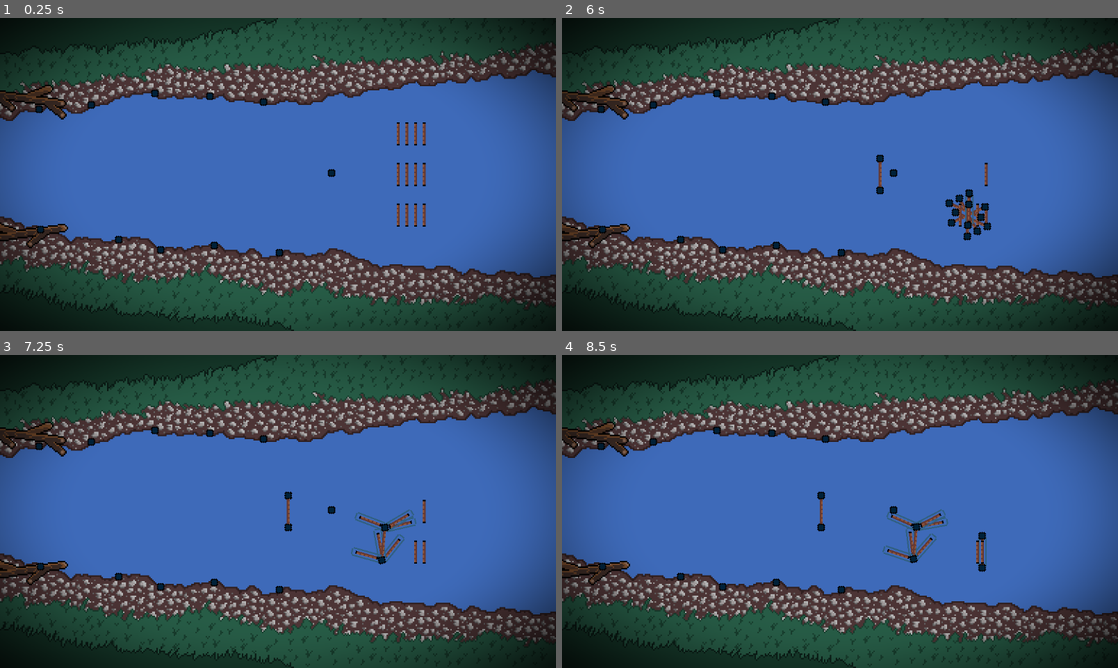
Above: before the commit, frames 1-4 (two rows, left to right).
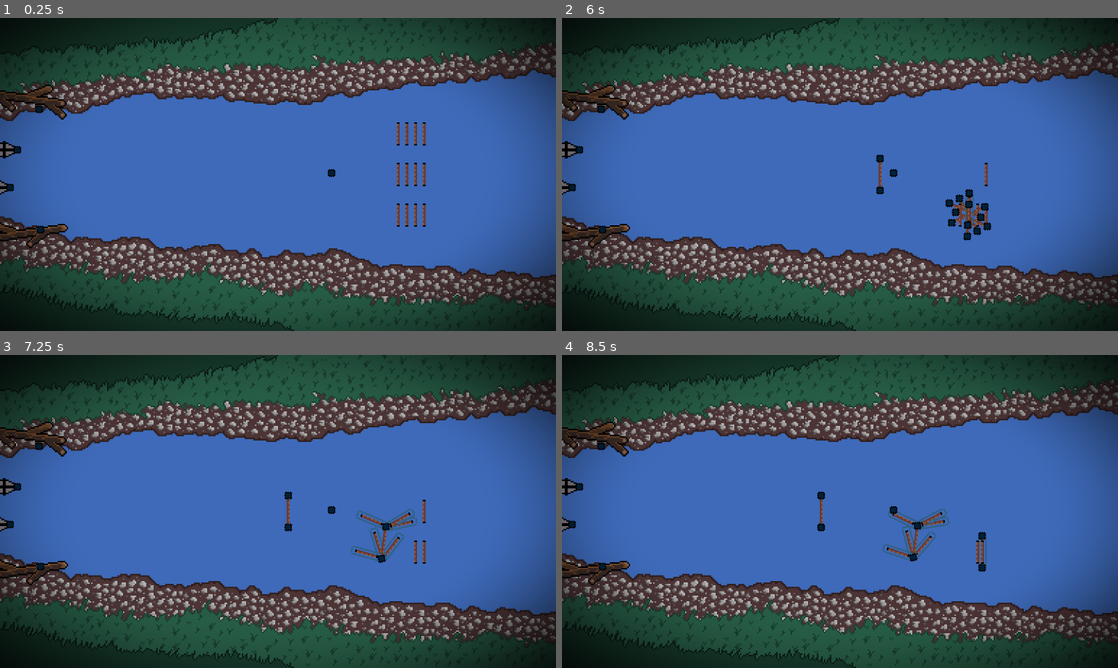
Above: after the commit, the same moments.

Repository: Thomas737/Dam-It
Game: Godot game, scene res://scenes/main.tscn
The game is run twice, just before and just after one commit, with the same random seed, the same clock (stepped at 60 frames per second) and the same inputs. The project has no main scene, so this scene is started directly.
Inputs (mouse positions are in pixels of both pictures, inside the frame that each line leads up to):
- Up to frame 1 (0.25 s): no input
- Up to frame 2 (6 s): tap Enter at 0.5, 2.75 s; move the mouse to (962, 133) at 0.52 s; press the mouse at (962, 133) at 0.53 s; tap Space at 1.25 s; move the mouse to (979, 174) at 1.27 s; release the mouse at (979, 174) at 1.28 s; right-click (979, 174) at 1.35 s; click (979, 174) at 1.55 s; move the mouse to (967, 174) at 2.02 s; press the mouse at (967, 174) at 2.03 s; move the mouse to (962, 174) at 2.77 s; release the mouse at (962, 174) at 2.78 s; tap Mouse wheel up (rotate_anticlockwise) at 2.85 s; click (962, 174) at 3.05 s; move the mouse to (967, 133) at 3.52 s; hold Mouse wheel down (rotate_clockwise) 3.53-4.28 s; click (967, 133) at 3.8 s; move the mouse to (984, 133) at 4.27 s; click (984, 133) at 4.35 s; move the mouse to (979, 133) at 5.02 s; press the mouse at (979, 133) at 5.03 s; right-click (979, 133) at 5.1 s; move the mouse to (967, 215) at 5.77 s; release the mouse at (967, 215) at 5.78 s; click (967, 215) at 5.85 s
- Up to frame 3 (7.25 s): move the mouse to (400, 552) at 6.52 s; hold Mouse wheel up (rotate_anticlockwise) from 6.53 s (still down); click (400, 552) at 6.8 s
- Up to frame 4 (8.5 s): move the mouse to (984, 511) at 7.27 s; release Mouse wheel up (rotate_anticlockwise) at 7.28 s; tap Mouse wheel down (rotate_clockwise) at 7.35 s; click (984, 511) at 7.55 s; move the mouse to (984, 552) at 8.02 s; press the mouse at (984, 552) at 8.03 s

The runs differ from the first frame. In frame 1, 0.5% of the frame differs, in the area x 0-51%, y 22-77%; in frame 2, 0.5%; in frame 3, 1.1%; in frame 4, 1.2%, in the area x 0-70%, y 22-77%.

Commit message:
Big work done woo

Diff:
--- a/WGJ2024 Unnamed/project.godot
+++ b/WGJ2024 Unnamed/project.godot
@@ -24,6 +24,7 @@
 grab={
 "deadzone": 0.5,
 "events": [Object(InputEventMouseButton,"resource_local_to_scene":false,"resource_name":"","device":-1,"window_id":0,"a …(257 unchanged characters)…
+, Object(InputEventKey,"resource_local_to_scene":false,"resource_name":"","device":-1,"window_id":0,"alt_pressed":false,"shift_pressed":false,"ctrl_pressed":false,"meta_pressed":false,"pressed":false,"keycode":0,"physical_keycode":67,"key_label":0,"unicode":99,"echo":false,"script":null)
 ]
 }
 rotate_anticlockwise={
@@ -41,6 +42,7 @@
 de_snap={
 "deadzone": 0.5,
 "events": [Object(InputEventMouseButton,"resource_local_to_scene":false,"resource_name":"","device":-1,"window_id":0,"a …(258 unchanged characters)…
+, Object(InputEventKey,"resource_local_to_scene":false,"resource_name":"","device":-1,"window_id":0,"alt_pressed":false,"shift_pressed":false,"ctrl_pressed":false,"meta_pressed":false,"pressed":false,"keycode":0,"physical_keycode":88,"key_label":0,"unicode":120,"echo":false,"script":null)
 ]
 }
 
--- a/WGJ2024 Unnamed/scenes/bridge.tscn
+++ /dev/null
@@ -1,6 +0,0 @@
-[gd_scene load_steps=2 format=3 uid="uid://x6bvyulac3tb"]
-
-[ext_resource type="Script" path="res://scripts/bridge.gd" id="1_ggiqj"]
-
-[node name="bridge" type="Node2D"]
-script = ExtResource("1_ggiqj")
--- /dev/null
+++ b/WGJ2024 Unnamed/scenes/dam.tscn
@@ -0,0 +1,6 @@
+[gd_scene load_steps=2 format=3 uid="uid://x6bvyulac3tb"]
+
+[ext_resource type="Script" path="res://scripts/dam.gd" id="1_c74rr"]
+
+[node name="dam" type="Node2D"]
+script = ExtResource("1_c74rr")
--- a/WGJ2024 Unnamed/scenes/joint.gd
+++ b/WGJ2024 Unnamed/scenes/joint.gd
@@ -1,12 +1,37 @@
 extends RigidBody2D
 
+@export var other_layer_joint: RigidBody2D
+
 const water_power = -20
-const k = 10
+const k = 8
+const b = -0.5
+
+const break_point = 10
 
 var connected_struts = {}
 
 func _ready():
-	pass
+	connected_to()
+
+func connected_to():
+	if connected_struts.values():
+		var connected_joint_iteration = [self]
+		var iterating_successfully = true
+
+		while iterating_successfully:
+			iterating_successfully = false
+			for joint in connected_joint_iteration:
+				if joint.connected_struts.values():
+					for joint_iter in joint.connected_struts.values():
+						if not (joint_iter in connected_joint_iteration):
+							connected_joint_iteration.append(joint_iter)
+							iterating_successfully = true
+
+		for joint in connected_joint_iteration:
+			if joint.freeze:
+				if joint.other_layer_joint in connected_joint_iteration:
+					get_parent().static_connection(int(str(joint.name)[5]) + 1)
+
 
 func _process(delta):
 	if not len(connected_struts) and not freeze:
@@ -20,9 +45,17 @@
 			var distance_to_joint = position.distance_to(joint.position)
 			var extension = distance_to_joint - strut.physical_length
 
-			var spring_force = direction_inwards * extension * k
+			var spring_force = direction_inwards * pow(abs(extension), 1.8) * k * sign(extension)
 			var water_force = Vector2(water_power * ((position.x-192)/600 + 2) - linear_velocity.x, 0)
 			add_constant_central_force(spring_force + water_force)
 
+			if (abs(extension) > break_point):
+				strut.connected_joints = []
+				strut.queue_separation()
+				connected_struts.erase(strut)
+			elif (abs(extension) < 2):
+				var relative_velocity = linear_velocity - joint.linear_velocity
+				add_constant_central_force(relative_velocity * b)
+
 			strut.position = direction_inwards * distance_to_joint/2 + position
 			strut.rotation = direction_inwards.angle() + PI/2
--- a/WGJ2024 Unnamed/scenes/main.tscn
+++ b/WGJ2024 Unnamed/scenes/main.tscn
@@ -1,7 +1,7 @@
 [gd_scene load_steps=7 format=3 uid="uid://cr4r7ht182a0c"]
 
 [ext_resource type="PackedScene" uid="uid://be4csnc543bga" path="res://scenes/river.tscn" id="1_4heyi"]
-[ext_resource type="PackedScene" uid="uid://x6bvyulac3tb" path="res://scenes/bridge.tscn" id="1_h0dan"]
+[ext_resource type="PackedScene" uid="uid://x6bvyulac3tb" path="res://scenes/dam.tscn" id="1_h0dan"]
 [ext_resource type="PackedScene" uid="uid://dnv6dmeppunu3" path="res://scenes/strut.tscn" id="3_2pcwv"]
 [ext_resource type="PackedScene" uid="uid://0uiyl0r71iuo" path="res://scenes/joint.tscn" id="4_4byuc"]
 [ext_resource type="Shader" path="res://scenes/vignette.gdshader" id="5_44woe"]
@@ -55,48 +55,76 @@
 [node name="strut12" parent="bridge" instance=ExtResource("3_2pcwv")]
 position = Vector2(95, 28)
 
-[node name="joint" parent="bridge" instance=ExtResource("4_4byuc")]
+[node name="testing" parent="bridge" instance=ExtResource("4_4byuc")]
 position = Vector2(37, -1)
 freeze = true
 
-[node name="joint2" parent="bridge" instance=ExtResource("4_4byuc")]
+[node name="layer4Lower" parent="bridge" node_paths=PackedStringArray("other_layer_joint") instance=ExtResource("4_4byuc")]
+unique_name_in_owner = true
 position = Vector2(1, 54)
 freeze = true
+other_layer_joint = NodePath("../layer4Upper")
 
-[node name="joint3" parent="bridge" instance=ExtResource("4_4byuc")]
+[node name="layer3Lower" parent="bridge" node_paths=PackedStringArray("other_layer_joint") instance=ExtResource("4_4byuc")]
+unique_name_in_owner = true
 position = Vector2(-44, 49)
 freeze = true
+other_layer_joint = NodePath("../layer3Upper")
 
-[node name="joint4" parent="bridge" instance=ExtResource("4_4byuc")]
+[node name="layer2Lower" parent="bridge" node_paths=PackedStringArray("other_layer_joint") instance=ExtResource("4_4byuc")]
+unique_name_in_owner = true
 position = Vector2(-81, 52)
 freeze = true
+other_layer_joint = NodePath("../layer2Upper")
 
-[node name="joint5" parent="bridge" instance=ExtResource("4_4byuc")]
+[node name="layer1Lower" parent="bridge" node_paths=PackedStringArray("other_layer_joint") instance=ExtResource("4_4byuc")]
+unique_name_in_owner = true
 position = Vector2(-110, 45)
 freeze = true
+other_layer_joint = NodePath("../layer1Upper")
 
-[node name="joint6" parent="bridge" instance=ExtResource("4_4byuc")]
+[node name="layer0Lower" parent="bridge" node_paths=PackedStringArray("other_layer_joint") instance=ExtResource("4_4byuc")]
+unique_name_in_owner = true
 position = Vector2(-164, 38)
 freeze = true
+other_layer_joint = NodePath("../layer0Upper")
 
-[node name="joint7" parent="bridge" instance=ExtResource("4_4byuc")]
+[node name="layer4Upper" parent="bridge" node_paths=PackedStringArray("other_layer_joint") instance=ExtResource("4_4byuc")]
+unique_name_in_owner = true
 position = Vector2(-10, -50)
 freeze = true
+other_layer_joint = NodePath("../layer4Lower")
 
-[node name="joint8" parent="bridge" instance=ExtResource("4_4byuc")]
+[node name="layer3Upper" parent="bridge" node_paths=PackedStringArray("other_layer_joint") instance=ExtResource("4_4byuc")]
+unique_name_in_owner = true
 position = Vector2(-47, -54)
 freeze = true
+other_layer_joint = NodePath("../layer3Lower")
 
-[node name="joint9" parent="bridge" instance=ExtResource("4_4byuc")]
+[node name="layer2Upper" parent="bridge" node_paths=PackedStringArray("other_layer_joint") instance=ExtResource("4_4byuc")]
+unique_name_in_owner = true
 position = Vector2(-85, -56)
 freeze = true
+other_layer_joint = NodePath("../layer2Lower")
 
-[node name="joint10" parent="bridge" instance=ExtResource("4_4byuc")]
+[node name="layer1Upper" parent="bridge" node_paths=PackedStringArray("other_layer_joint") instance=ExtResource("4_4byuc")]
+unique_name_in_owner = true
 position = Vector2(-129, -48)
 freeze = true
+other_layer_joint = NodePath("../layer1Lower")
 
-[node name="joint11" parent="bridge" instance=ExtResource("4_4byuc")]
+[node name="layer0Upper" parent="bridge" node_paths=PackedStringArray("other_layer_joint") instance=ExtResource("4_4byuc")]
+unique_name_in_owner = true
 position = Vector2(-165, -45)
+freeze = true
+other_layer_joint = NodePath("../layer0Lower")
+
+[node name="oldDamUpper" parent="bridge" instance=ExtResource("4_4byuc")]
+position = Vector2(-180, -17)
+freeze = true
+
+[node name="oldDamLower" parent="bridge" instance=ExtResource("4_4byuc")]
+position = Vector2(-185, 9)
 freeze = true
 
 [node name="mainCamera" type="Camera2D" parent="."]
--- a/WGJ2024 Unnamed/scenes/river.tscn
+++ b/WGJ2024 Unnamed/scenes/river.tscn
@@ -1,7 +1,8 @@
-[gd_scene load_steps=8 format=3 uid="uid://be4csnc543bga"]
+[gd_scene load_steps=10 format=3 uid="uid://be4csnc543bga"]
 
 [ext_resource type="Texture2D" uid="uid://cjbtu61bw0y1i" path="res://sprites/water.png" id="1_plrwc"]
 [ext_resource type="Texture2D" uid="uid://c0jkr5ygqy8xr" path="res://sprites/land.png" id="2_ms2tq"]
+[ext_resource type="Texture2D" uid="uid://cdhe3x3eairvb" path="res://sprites/dam_piece.png" id="3_yxll6"]
 
 [sub_resource type="Gradient" id="Gradient_o7377"]
 offsets = PackedFloat32Array(0, 0.213115, 0.483607, 0.795082, 1)
@@ -29,6 +30,9 @@
 
 [sub_resource type="RectangleShape2D" id="RectangleShape2D_1d8fw"]
 size = Vector2(64, 224)
+
+[sub_resource type="RectangleShape2D" id="RectangleShape2D_v4ax1"]
+size = Vector2(54, 20)
 
 [node name="river" type="Node2D"]
 
@@ -65,21 +69,53 @@
 
 [node name="CollisionPolygon2D" type="CollisionPolygon2D" parent="lowerLand"]
 scale = Vector2(-1, 1)
-polygon = PackedVector2Array(-196, -33, -196, -112, 198, -11 …(92 unchanged characters)… 126, -70, 115, -64, 105, -67, 83, -63, 69, -66, 38, -53, 31, -57, 20, -58, 6, -54, 1, -58, -11, -59, -17, -53, -25, -56, -30, -54, -36, -55, -42, -50, -63, -54, -81, -54, -90, -46, -102, -45, -117, -47, -138, -45, -143, -48, -151, -42, -147, -38, -149, -35, -168, -38, -175, -39, -192, -32)
+polygon = PackedVector2Array(-196, -33, -196, -112, 198, -11 …(92 unchanged characters)… 126, -70, 115, -64, 105, -67, 83, -63, 68.9998, -65.0002, 38, -53, 31, -57, 20, -58, 6, -54, 1, -58, -11, -59, -17, -53, -25, -56, -30, -54, -36, -55, -42, -50, -64.0001, -52.9998, -81.0001, -52.9998, -90, -46, -102, -45, -117, -47, -138, -45, -143, -48, -151, -42, -147, -38, -149, -35, -174, -37.9996, -178, -33.9995, -192, -29.9995)
 
 [node name="upperLand" type="StaticBody2D" parent="."]
 
 [node name="CollisionPolygon2D" type="CollisionPolygon2D" parent="upperLand"]
 polygon = PackedVector2Array(-198, -45, -196, -112, 198, -112, 197, -81, 193, -68, 176, -73, 171, -70, 158, -67, 155, - …(334 unchanged characters)…
 
-[node name="downstream" type="StaticBody2D" parent="."]
+[node name="downstream" type="Area2D" parent="."]
+collision_layer = 16
+collision_mask = 0
 
 [node name="CollisionShape2D" type="CollisionShape2D" parent="downstream"]
-position = Vector2(-226, 0)
+position = Vector2(-271, 0)
 shape = SubResource("RectangleShape2D_1d8fw")
+
+[node name="CollisionShape2D2" type="CollisionShape2D" parent="downstream"]
+position = Vector2(-212, 102)
+shape = SubResource("RectangleShape2D_v4ax1")
+
+[node name="CollisionShape2D3" type="CollisionShape2D" parent="downstream"]
+position = Vector2(-212, -102)
+shape = SubResource("RectangleShape2D_v4ax1")
 
 [node name="upstream" type="StaticBody2D" parent="."]
 
 [node name="CollisionShape2D" type="CollisionShape2D" parent="upstream"]
 position = Vector2(226, 0)
 shape = SubResource("RectangleShape2D_1d8fw")
+
+[node name="oldDamSection" type="StaticBody2D" parent="."]
+position = Vector2(-189, -17)
+metadata/_edit_group_ = true
+
+[node name="Sprite2D3" type="Sprite2D" parent="oldDamSection"]
+position = Vector2(2.08165e-12, 2.08165e-12)
+texture = ExtResource("3_yxll6")
+
+[node name="CollisionPolygon2D" type="CollisionPolygon2D" parent="oldDamSection"]
+polygon = PackedVector2Array(0, -5, 9, 0, 0, 5, -9, 0)
+
+[node name="oldDamSection2" type="StaticBody2D" parent="."]
+position = Vector2(-194, 9)
+metadata/_edit_group_ = true
+
+[node name="Sprite2D3" type="Sprite2D" parent="oldDamSection2"]
+position = Vector2(2.08165e-12, 2.08165e-12)
+texture = ExtResource("3_yxll6")
+
+[node name="CollisionPolygon2D" type="CollisionPolygon2D" parent="oldDamSection2"]
+polygon = PackedVector2Array(0, -5, 9, 0, 0, 5, -9, 0)
--- a/WGJ2024 Unnamed/scenes/strut.tscn
+++ b/WGJ2024 Unnamed/scenes/strut.tscn
@@ -1,8 +1,10 @@
-[gd_scene load_steps=12 format=3 uid="uid://dnv6dmeppunu3"]
+[gd_scene load_steps=14 format=3 uid="uid://dnv6dmeppunu3"]
 
 [ext_resource type="Script" path="res://scripts/strut.gd" id="1_01eu7"]
 [ext_resource type="Texture2D" uid="uid://bym6ocn6mk4q5" path="res://sprites/struts/wood strut-sheet.png" id="2_g65x0"]
 [ext_resource type="Texture2D" uid="uid://db5c8p22f32ms" path="res://sprites/highlight/selected.png" id="3_4c3e8"]
+[ext_resource type="AudioStream" uid="uid://g8vm1pyjgwew" path="res://sound/dam_sounds/combine.wav" id="4_wttvp"]
+[ext_resource type="AudioStream" uid="uid://dbvrbnma16alj" path="res://sound/dam_sounds/break.wav" id="5_7nf5s"]
 
 [sub_resource type="AtlasTexture" id="AtlasTexture_uqpf0"]
 atlas = ExtResource("2_g65x0")
@@ -86,6 +88,22 @@
 position = Vector2(0, 11)
 shape = SubResource("RectangleShape2D_hx34t")
 
+[node name="deletionArea" type="Area2D" parent="."]
+collision_layer = 0
+collision_mask = 16
+
+[node name="shape" type="CollisionShape2D" parent="deletionArea"]
+shape = SubResource("RectangleShape2D_nmu52")
+
+[node name="combine" type="AudioStreamPlayer" parent="."]
+stream = ExtResource("4_wttvp")
+volume_db = -10.0
+
+[node name="break" type="AudioStreamPlayer" parent="."]
+stream = ExtResource("5_7nf5s")
+volume_db = -10.0
+
 [connection signal="input_event" from="selectionArea" to="." method="_on_interaction"]
 [connection signal="area_entered" from="snappingAreaUpper" to="." method="_on_snappingAreaUpper_enter"]
 [connection signal="area_entered" from="snappingAreaLower" to="." method="_on_snappingAreaLower_enter"]
+[connection signal="area_entered" from="deletionArea" to="." method="_deletion_area_entered"]
--- a/WGJ2024 Unnamed/scripts/bridge.gd
+++ /dev/null
@@ -1,10 +0,0 @@
-extends Node2D
-
-func _input(event):
-	pass
-
-func _ready():
-	pass
-
-func _process(delta):
-	pass
--- /dev/null
+++ b/WGJ2024 Unnamed/scripts/dam.gd
@@ -0,0 +1,23 @@
+extends Node2D
+
+var static_joints = []
+
+const static_layer_n = 5
+var current_layer = 0
+
+func _ready():
+	for static_joint in range(static_layer_n):
+		static_joints.append(get_node("layer%sLower" % static_joint))
+		static_joints.append(get_node("layer%sUpper" % static_joint))
+
+		if static_joint > 0:
+			remove_child(get_node("layer%sUpper" % static_joint))
+			remove_child(get_node("layer%sLower" % static_joint))
+
+func static_connection(layer):
+	if current_layer < layer:
+		current_layer = max(current_layer, layer)
+
+		if current_layer < static_layer_n:
+			add_child(static_joints[current_layer * 2])
+			add_child(static_joints[current_layer * 2 + 1])
--- a/WGJ2024 Unnamed/scripts/strut.gd
+++ b/WGJ2024 Unnamed/scripts/strut.gd
@@ -4,13 +4,12 @@
 var connected_joints = []
 
 var physical_length = 22
-var links = []
-
 var selected = false
 var rotation_speed = 3
 
 var target_snap = null
 var self_snap = null
+var broken = false
 
 func _ready():
 	pass
@@ -21,6 +20,10 @@
 	if target_snap in connected_joints:
 		target_snap = null
 		self_snap = null
+
+	if broken:
+		broken = false
+		truss(true)
 
 	if selected:
 		if is_instance_valid(target_snap):
@@ -37,15 +40,21 @@
 		$selected.visible = !$selected.visible
 
 		if not selected:
-			truss()
+			truss(false)
+			$combine.play()
 			$sprite.play("grow", 5, false)
 		else:
 			for connected_joint in connected_joints:
 				if is_instance_valid(connected_joint) and connected_joint:
 					connected_joint.connected_struts.erase(self)
+			$break.play()
 			$sprite.play("grow", -5, true)
 
-func truss():
+func queue_separation():
+	broken = true
+	$break.play()
+
+func truss(broken):
 	disconnect_area()
 	var lower_links = $snappingAreaLower.get_overlapping_areas()
 	var upper_links = $snappingAreaUpper.get_overlapping_areas()
@@ -53,12 +62,12 @@
 	var new_joint_lower
 	var new_joint_upper
 
-	if not lower_links:
+	if not lower_links or broken:
 		new_joint_lower = construct_joint(-1)
 	else:
 		new_joint_lower = lower_links[0].get_parent()
 
-	if not upper_links:
+	if not upper_links or broken:
 		new_joint_upper = construct_joint(1)
 	else:
 		new_joint_upper = upper_links[0].get_parent()
@@ -68,6 +77,11 @@
 
 	new_joint_lower.connected_struts[self] = new_joint_upper
 	new_joint_upper.connected_struts[self] = new_joint_lower
+
+	if upper_links:
+		new_joint_upper.connected_to()
+	if lower_links:
+		new_joint_lower.connected_to()
 
 func construct_joint(direction):
 	var new_joint = joint.instantiate()
@@ -93,3 +107,9 @@
 func disconnect_area():
 	target_snap = null
 	self_snap = Vector2(0, 1)
+
+func _deletion_area_entered(area):
+	for connected_joint in connected_joints:
+		if is_instance_valid(connected_joint) and connected_joint:
+			connected_joint.connected_struts.erase(self)
+	queue_free()
Not shown, added: WGJ2024 Unnamed/sound/dam_sounds/break.wav.import
Not shown, added: WGJ2024 Unnamed/sound/dam_sounds/combine.wav.import
Binary file added: WGJ2024 Unnamed/sprites/dam_piece.png
Not shown, added: WGJ2024 Unnamed/sprites/dam_piece.png.import
Not shown, added: WGJ2024 Unnamed/sound/dam_sounds/break.bfxrsound
Not shown, added: WGJ2024 Unnamed/sound/dam_sounds/break.wav
Not shown, added: WGJ2024 Unnamed/sound/dam_sounds/combine.bfxrsound
Not shown, added: WGJ2024 Unnamed/sound/dam_sounds/combine.wav
